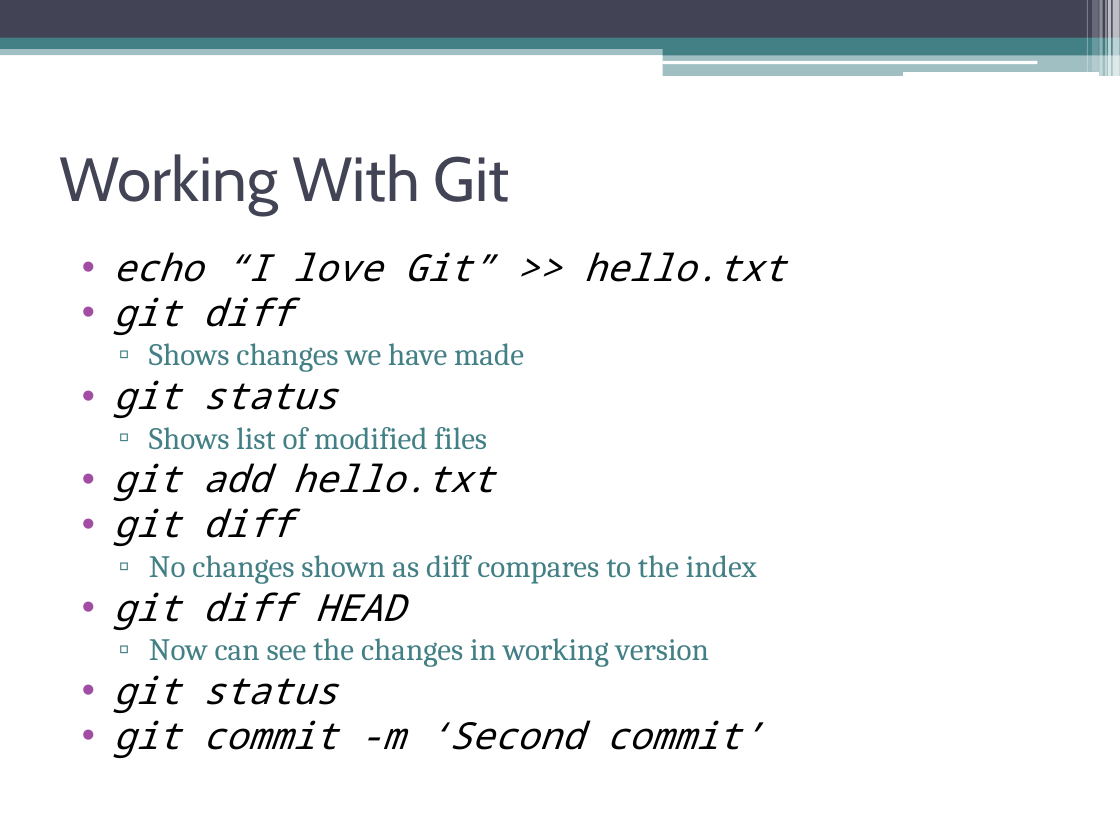
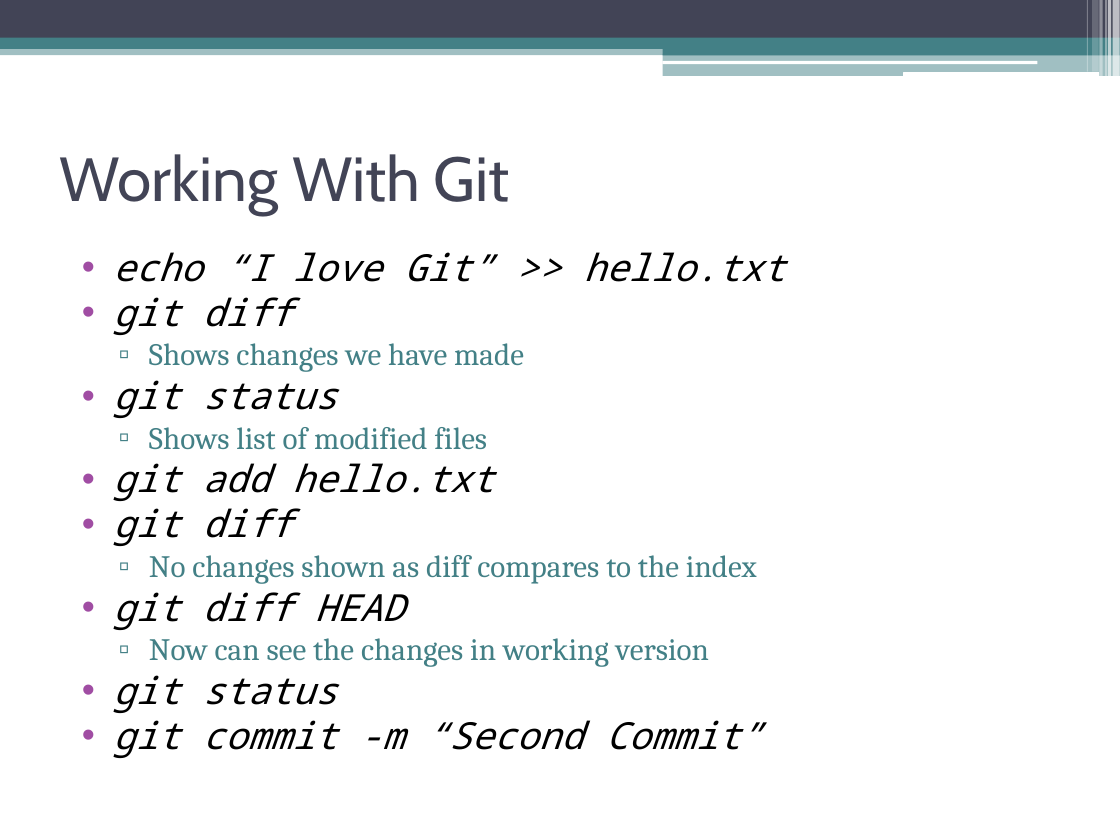
Before and after one commit to venkateshmadala/DevOpsTraining, a slide deck: slide 18 of BitBucket.pptx. Drawn at 1120x840 pixels with LibreOffice and Linux fonts; fonts in the diff are those of the drawing. Boxes give left, top, right and bottom in pixels: in the first picture for what was removed or moved away, otherwise in the second. Text is boxed around its words. In the diff, an @@ line names an element or a change of style, - is before the commit and + after.

```diff
--- a/BitBucket.pptx
+++ b/BitBucket.pptx
@@ text at [113, 712, 763, 758]: text changed @@
-• git commit -m ‘Second commit’
+• git commit -m “Second Commit”
```
Also in this commit, not shown: 1 other slide changed.
